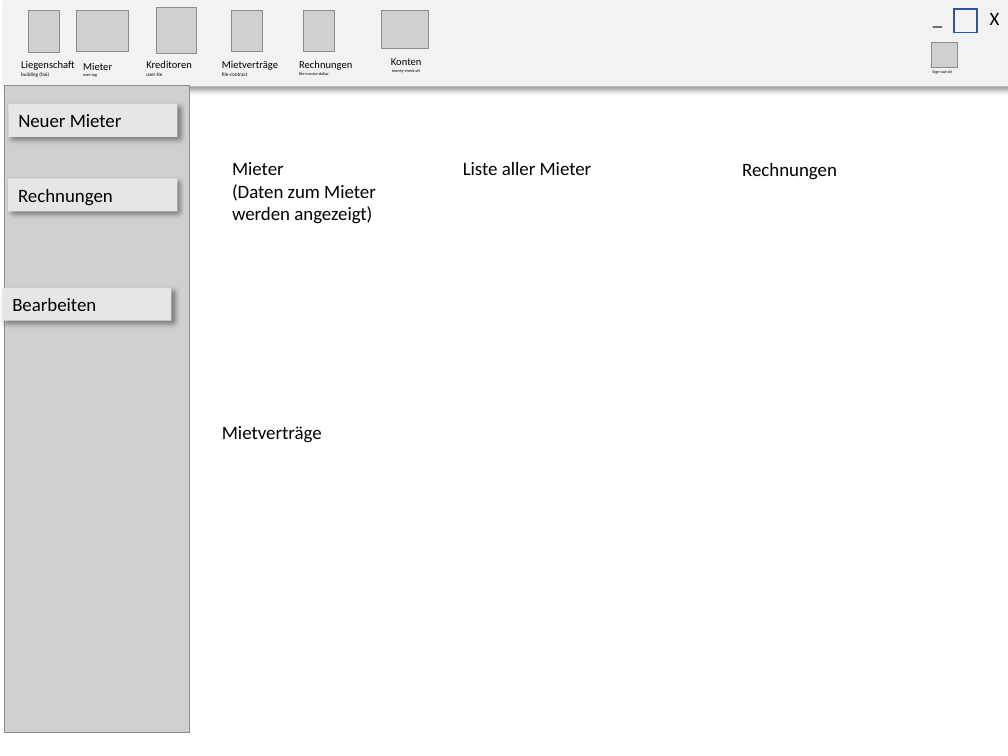
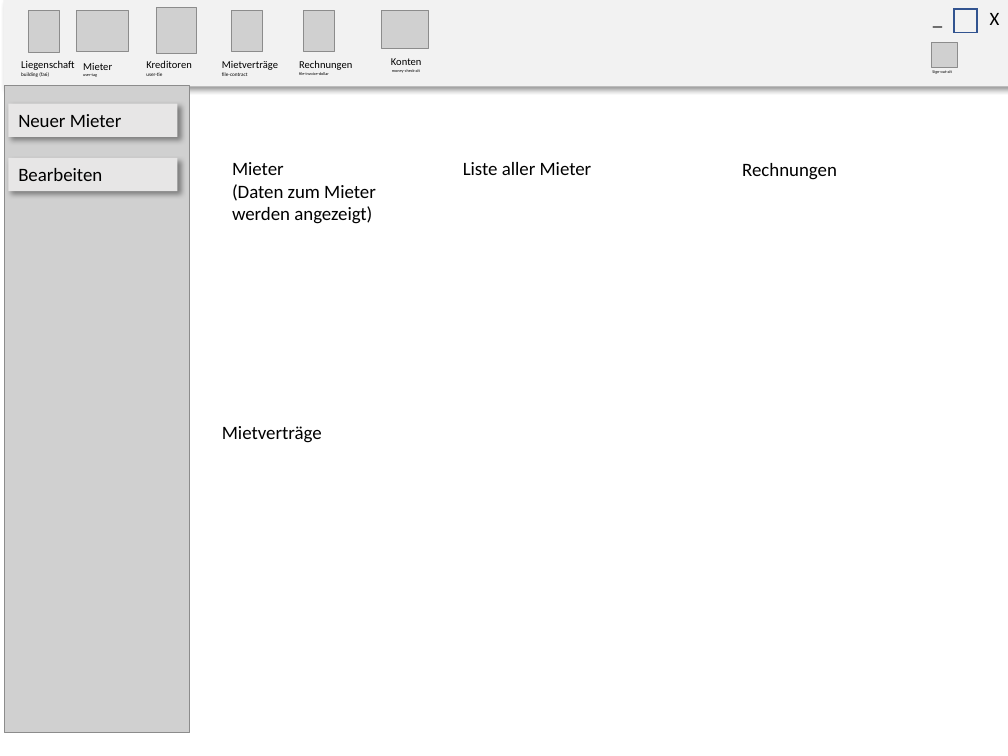
Before and after one commit to sirtheta/ImmoGlobal_Semesterarbeit, a slide deck: slide 5 of docs/GUI-Design.pptx. Drawn at 1008x756 pixels with LibreOffice and Linux fonts; fonts in the diff are those of the drawing; grey boxes stand for pictures. Boxes give left, top, right and bottom in pixels: in the first picture for what was removed or moved away, otherwise in the second. Text is boxed around its words. In the diff, an @@ line names an element or a change of style, - is before the commit and + after.

```diff
--- a/docs/GUI-Design.pptx
+++ b/docs/GUI-Design.pptx
@@ rectangle "Bearbeiten" moved from (x1=2, y1=287, x2=171, y2=321) to (x1=8, y1=158, x2=177, y2=192) @@
@@ rectangle removed at (x1=8, y1=178, x2=177, y2=212) @@
-Rechnungen
```
Also in this commit, not shown: 7 other slides changed, 1 slide added, 42 other files.
